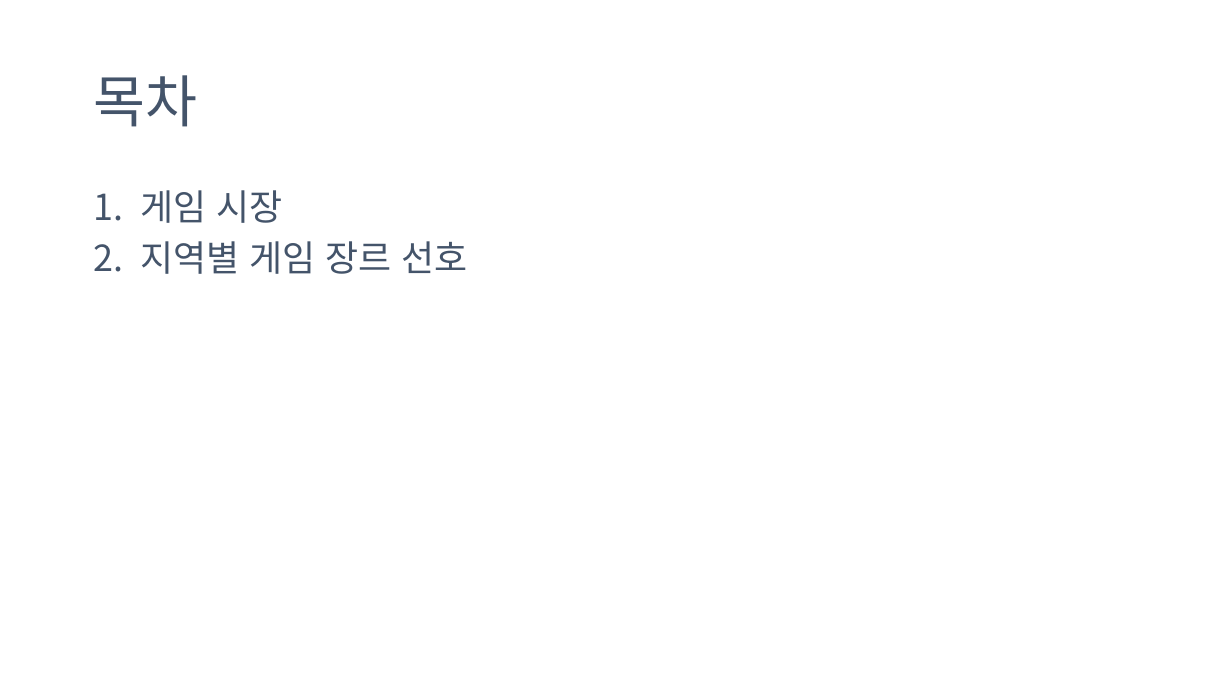
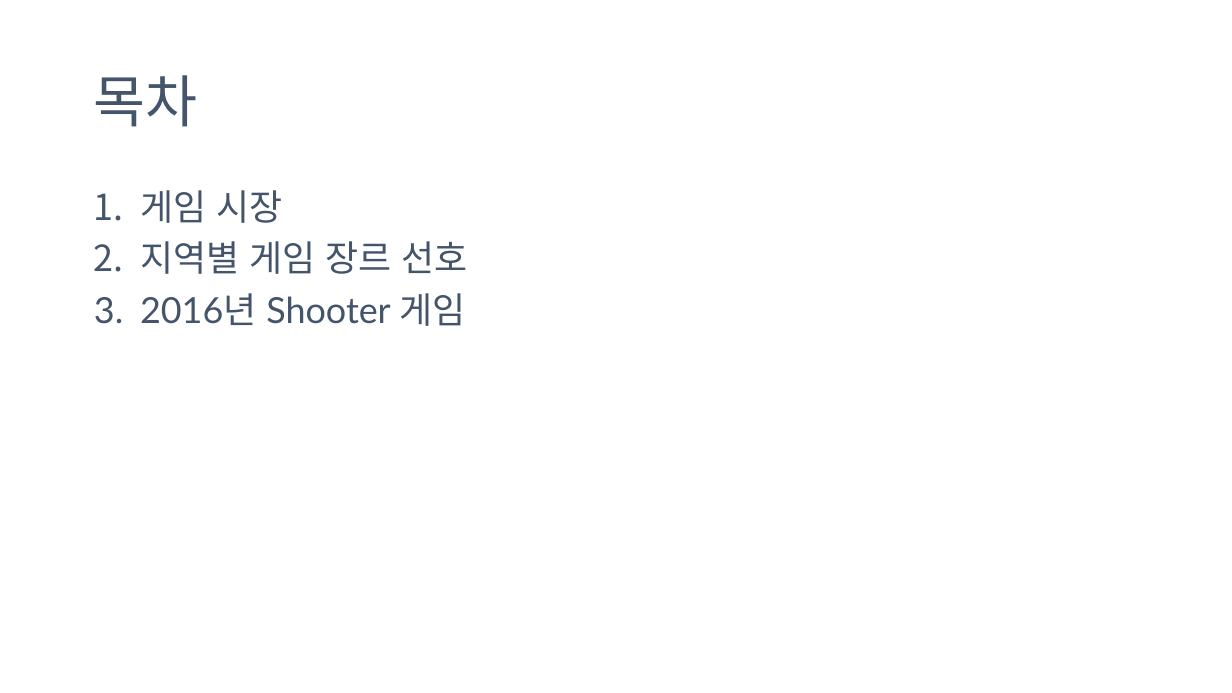
Before and after one commit to Jihyesh/codestates_projects_section1, a slide deck: slide 2 of Game Genres.pptx. Drawn at 1232x693 pixels with LibreOffice and Linux fonts; fonts in the diff are those of the drawing. Boxes give left, top, right and bottom in pixels: in the first picture for what was removed or moved away, otherwise in the second. Text is boxed around its words. In the diff, an @@ line names an element or a change of style, - is before the commit and + after.

```diff
--- a/Game Genres.pptx
+++ b/Game Genres.pptx
@@ text at bbox=[140, 293, 465, 326]: paragraph added @@
+3. 2016년 Shooter 게임
```
Also in this commit, not shown: 2 other slides changed, 2 slides added.
